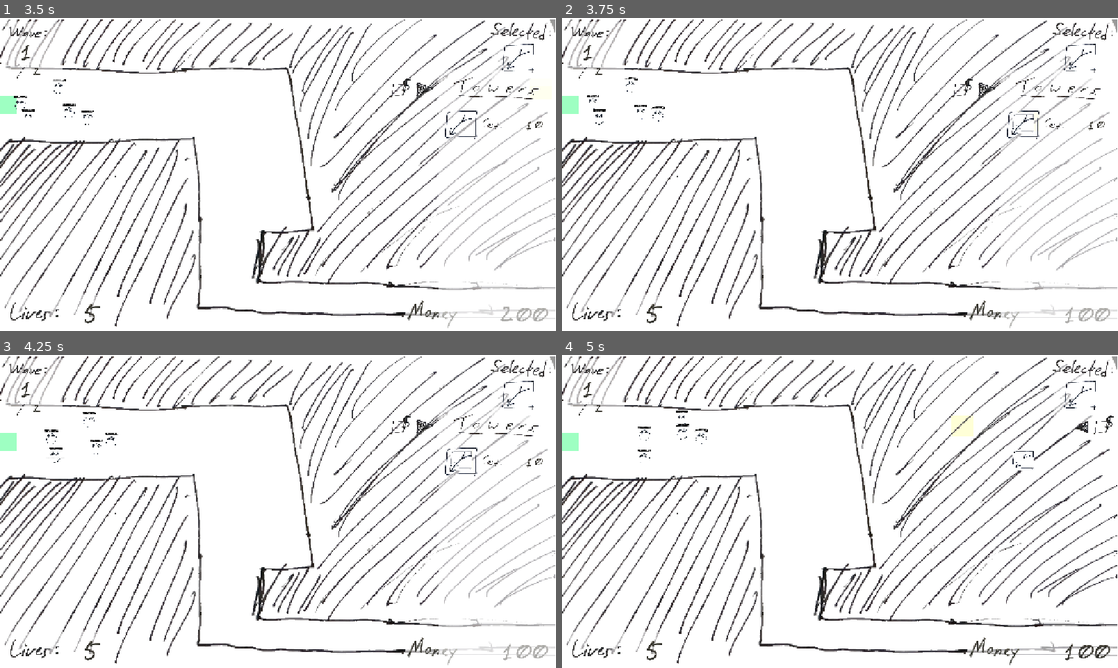
Above: before the commit, frames 1-4 (two rows, left to right).
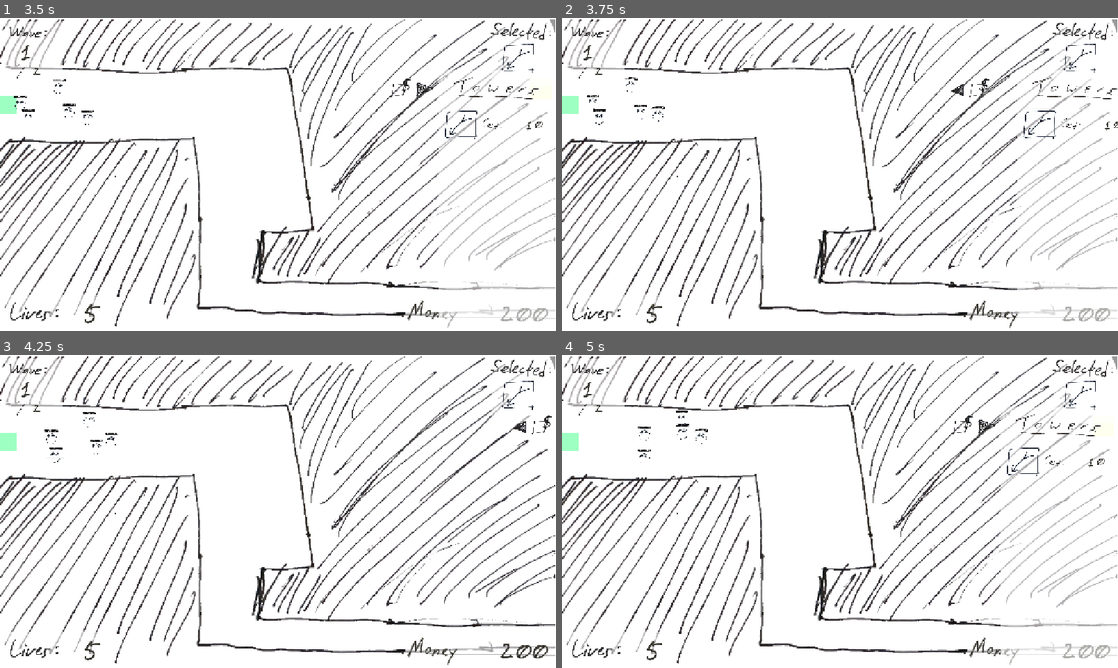
Above: after the commit, the same moments.

Repository: OzuYatamutsu/notebook-tower-defense
Game: Godot game, scene res://levels/StartScreen.tscn
The game is run twice, just before and just after one commit, with the same random seed, the same clock (stepped at 60 frames per second) and the same inputs.
Inputs (mouse positions are in pixels of both pictures, inside the frame that each line leads up to; where the layout moved, square brackets give the same spot in the first picture):
- Up to frame 1 (3.5 s): move the mouse to (400, 158) at 0.52 s; click (400, 158) at 0.67 s; click (522, 89) at 1.25 s; click (422, 89) at 2 s; click (539, 89) at 2.75 s
- Up to frame 2 (3.75 s): click (1023, 124) at 3.52 s
- Up to frame 3 (4.25 s): no input
- Up to frame 4 (5 s): click (1101, 426) [962, 426] at 4.25 s

Frame 1 is identical in both runs. In frame 2, 1.0% of the frame differs, in the area x 69-100%, y 16-100%; in frame 3, 2.4%; in frame 4, 2.6%, in the area x 70-100%, y 16-100%.

Commit message:
TowerBuyPanel logic working

Diff:
--- a/components/TowerBuyItem.tscn
+++ b/components/TowerBuyItem.tscn
@@ -70,6 +70,11 @@
 texture = ExtResource("1_yv4s5")
 centered = false
 
+[node name="Button" type="Button" parent="TowerSprite"]
+offset_right = 505.0
+offset_bottom = 455.0
+flat = true
+
 [node name="CostLabel" type="TextureRect" parent="."]
 layout_mode = 0
 offset_left = 96.0
@@ -105,3 +110,5 @@
 position = Vector2(101, 17)
 scale = Vector2(0.2, 0.2)
 sprite_frames = SubResource("SpriteFrames_m3sua")
+
+[connection signal="pressed" from="TowerSprite/Button" to="." method="_on_button_pressed"]
--- a/components/game_state.gd
+++ b/components/game_state.gd
@@ -10,6 +10,7 @@
 const MONEY_METER_GROUP = "money_meter"
 const LIVES_METER_GROUP = "lives_meter"
 const SELECTED_TOWER_METER_GROUP = "selected_tower_meter"
+const TOWER_BUY_PANEL_GROUP = "tower_buy_panel"
 
 @export var PLAYER_LIVES_START: int
 @export var PLAYER_LIVES_REMAINING: int
@@ -22,6 +23,7 @@
 var LIVES_METER: LivesMeter
 var WAVE_METER: WaveMeter
 var SELECTED_TOWER_METER: SelectedTowerMeter
+var TOWER_BUY_PANEL: TowerBuyPanel
 
 func _on_level_load() -> void:
     # Call this as a last step after the level is loaded
@@ -37,6 +39,8 @@
     LIVES_METER.set_value(PLAYER_LIVES_REMAINING)
 
     TOWER_PLACEMENT_SHADOW = get_tree().get_first_node_in_group(TOWER_PLACEMENT_SHADOW_GROUP)
+
+    TOWER_BUY_PANEL = get_tree().get_first_node_in_group(TOWER_BUY_PANEL_GROUP)
 
     SELECTED_TOWER_METER = get_tree().get_first_node_in_group(SELECTED_TOWER_METER_GROUP)
     SELECTED_TOWER_METER.update_sprite()
--- a/components/tower_buy_item.gd
+++ b/components/tower_buy_item.gd
@@ -4,6 +4,7 @@
 const CLEAR_DIGIT = 10
 
 @export var Cost: int
+@export var TowerPath: String
 
 @onready var TowerSprite: Sprite2D = $TowerSprite
 
@@ -12,10 +13,12 @@
 @onready var digit3 = $NumericLabel/digit3
 @onready var digit4 = $NumericLabel/digit4
 
-func setup(TowerPath: String) -> void:
-    var tower = load(TowerPath).instantiate()
+func setup(towerPath: String) -> void:
+    var tower = load(towerPath).instantiate()
 
     Cost = tower.VALUE
+    TowerPath = towerPath
+
     TowerSprite = tower.get_node("Sprite")
     tower.queue_free()
     set_anchors_preset(Control.PRESET_FULL_RECT)
@@ -47,3 +50,8 @@
             1: digit2.frame = digit
             2: digit3.frame = digit
             3: digit4.frame = digit
+
+func _on_button_pressed() -> void:
+    GameState.TOWER_PLACEMENT_SHADOW.set_tower(TowerPath)
+    GameState.SELECTED_TOWER_METER.update_sprite()
+    GameState.TOWER_BUY_PANEL.close()
--- a/components/tower_buy_panel.gd
+++ b/components/tower_buy_panel.gd
@@ -1,5 +1,7 @@
 class_name TowerBuyPanel
 extends Control
+
+@export var IsOpened: bool = false
 
 @onready var PanelAnims: AnimationPlayer = $PanelAnims
 @onready var BuyItemList: Control = $BuyItemList
@@ -18,8 +20,20 @@
         _item.setup(tower)
         BuyItemList.add_child(_item)
 
+func open():
+    if IsOpened:
+        return
+    _on_button_expand_left_pressed()
+
+func close():
+    if !IsOpened:
+        return
+    _on_button_contract_right_pressed()
+
 func _on_button_expand_left_pressed() -> void:
+    IsOpened = true
     PanelAnims.play("open")
 
 func _on_button_contract_right_pressed() -> void:
+    IsOpened = false
     PanelAnims.play("close")
--- a/components/tower_placement_shadow.gd
+++ b/components/tower_placement_shadow.gd
@@ -18,7 +18,10 @@
 var current_state: ShadowState = ShadowState.OK
 
 func _ready() -> void:
-    TOWER_TO_PLACE = preload("res://towers/BulletTower.tscn").instantiate()  # TODO
+    set_tower("res://towers/BulletTower.tscn")  # TODO
+
+func set_tower(scene_path: String) -> void:
+    TOWER_TO_PLACE = load(scene_path).instantiate()
 
 func _process(delta) -> void:
     position = position.lerp(
